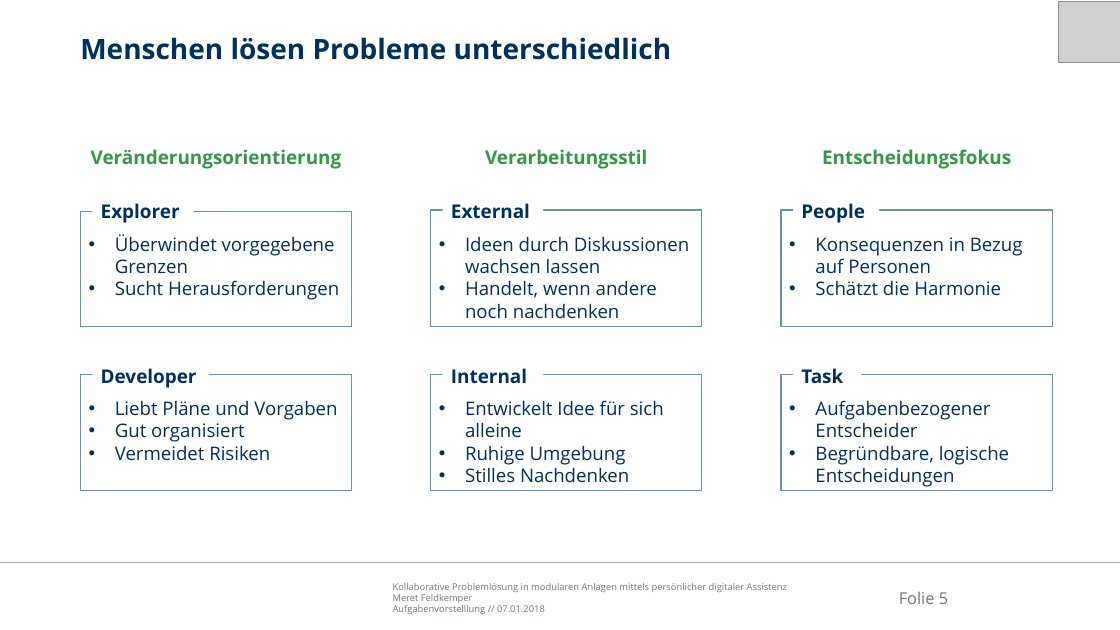
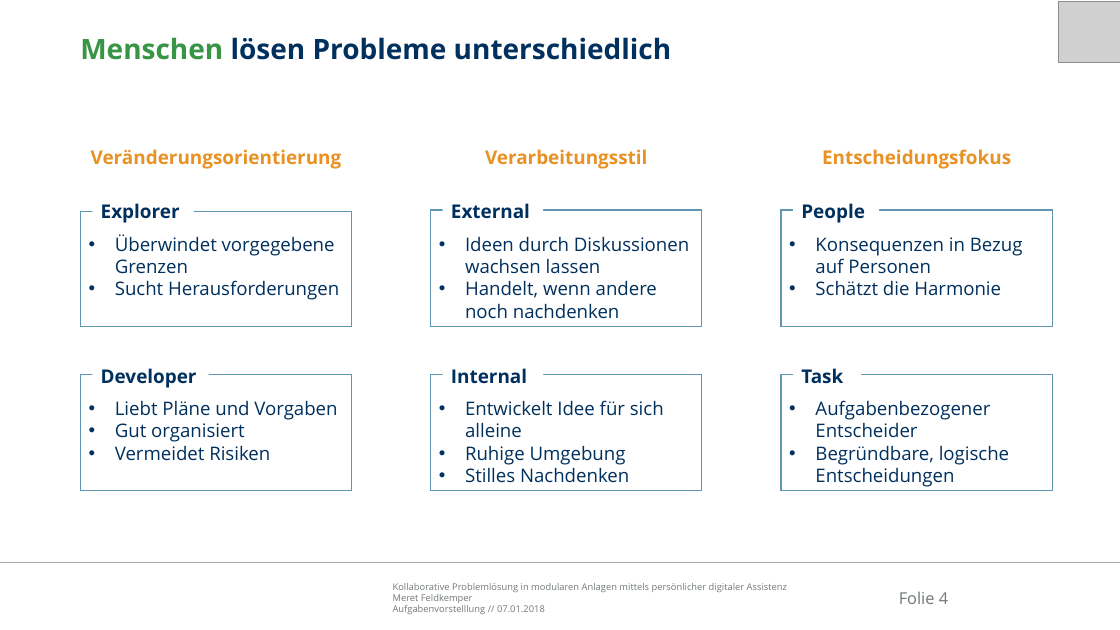
Before and after one commit to Ral3007/Diplomarbeit, a slide deck: slide 4 of Dokumente/Präsentationen/2019-01-07_DA_Feldkemper_Aufgabenvorstellung.pptx (slide 5 before the commit). Drawn at 1120x630 pixels with LibreOffice and Linux fonts; fonts in the diff are those of the drawing; grey boxes stand for pictures; background and template pictures are left out. Boxes give left, top, right and bottom in pixels: in the first picture for what was removed or moved away, otherwise in the second. Text is boxed around its words. In the diff, an @@ line names an element or a change of style, - is before the commit and + after.

```diff
--- a/Dokumente/Präsentationen/2019-01-07_DA_Feldkemper_Aufgabenvorstellung.pptx
+++ b/Dokumente/Präsentationen/2019-01-07_DA_Feldkemper_Aufgabenvorstellung.pptx
@@ title "Menschen lösen Probleme unterschiedlich" at bbox=[80, 37, 672, 60]: text colour #00305E to #379545 in "Menschen" @@
@@ text colour #379545 to #E89124 in 3 elements at bbox=[91, 149, 342, 169], bbox=[485, 149, 647, 169], bbox=[822, 149, 1011, 169] @@
@@ page number at bbox=[899, 591, 948, 604]: text changed @@
-Folie 5
+Folie 4
```
Also in this commit, not shown: 4 other slides changed, 2 slides added, 2 slides removed, 24 other files.
